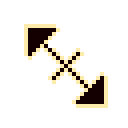
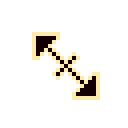
Layer changes from the first 128x128 image to the second:
painted on "Background" over [24, 24, 108, 108]
